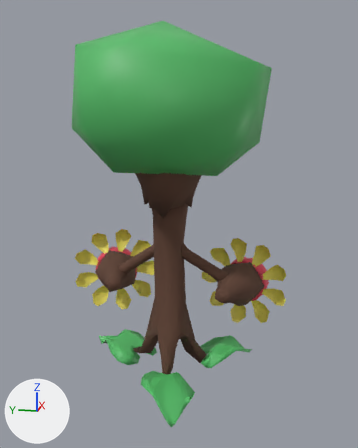
An edit to the FBX model Assets/Models/Enemies/treeGuy/treeGuy.fbx, drawn before and after from the same camera.
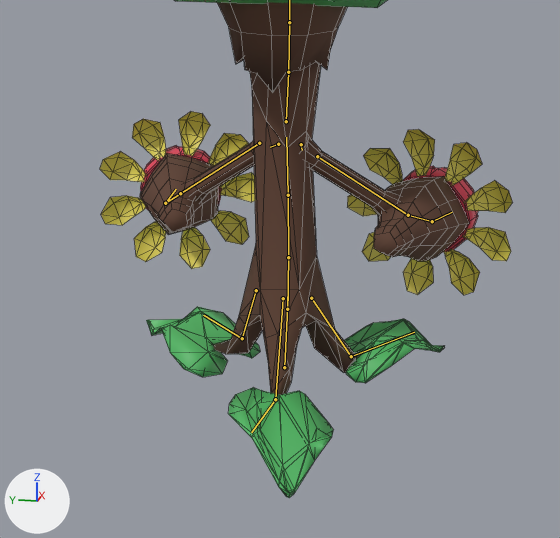
Each version is shown whole from a 50 mm camera at (-3.66, -0.85, 2.18) aimed at (-0.05, -0.13, 1.28), then close up on the part from 7% to 87% of the width and 38% to 100% of the height. Every picture has the same lights, and +X, +Y and +Z are marked at lower left. The bones that bend it are drawn over the model as lines in the close-ups. The close-ups show mesh edges as thin lines.

Objects in the first close-up: 'ARM', 'ARM.001', 'Body', 'Flowers', 'Flowers.001', 'Forearm', 'Forearm.001', 'Hands', 'Hands.001', 'Head', 'Leaf 1', 'Leaf 2', 'Leaf 3'.
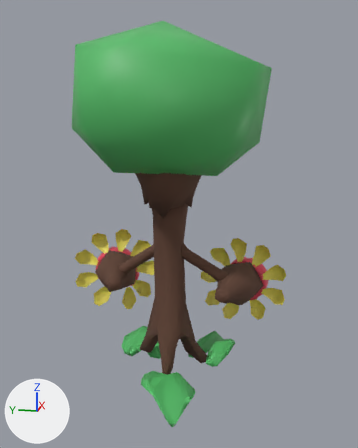
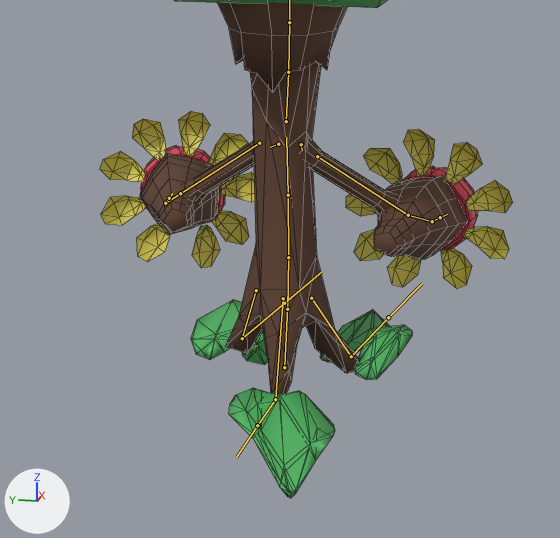
The newer file adds an action. The first version stands in its rest pose; the second is drawn at frame 26 of the action 'TreeWalk'.

Diff of the bpy script that builds the scene:
```diff
--- a/Assets/Models/Enemies/treeGuy/treeGuy.fbx.py
+++ b/Assets/Models/Enemies/treeGuy/treeGuy.fbx.py
@@ bone_thigh_l_003 @@
 bone_thigh_l_003 = bpy.data.objects['metarig'].pose.bones['thigh.L.003']  # child of 'thigh.L'
-bone_thigh_l_003.rotation_quaternion = (1.0, 0.0, 0.0, 0.0)  # degrees (0, 0, 0)
+bone_thigh_l_003.rotation_quaternion = (0.808, -0.579, -0.027, 0.105)  # degrees (-71, 4, 12)
@@ bone_thigh_r_001 @@
 bone_thigh_r_001 = bpy.data.objects['metarig'].pose.bones['thigh.R.001']  # child of 'thigh.R'
-bone_thigh_r_001.rotation_quaternion = (1.0, 0.0, 0.0, 0.0)  # degrees (0, 0, 0)
+bone_thigh_r_001.rotation_quaternion = (0.968, -0.089, 0.025, -0.232)  # degrees (-11, 0, -27)
```

Location of each change, (x1, y1, x2, y2) in pixels of the close-ups (560 x 538 px):
'Body', posed (8% narrower)
    before: (213, 62, 357, 395)
    after: (225, 62, 358, 395)
'Flowers.001', posed
    before: (347, 129, 513, 295)
    after: (346, 129, 513, 289)
'Flowers', posed
    before: (100, 111, 255, 269)
    after: (100, 111, 255, 268)
'Leaf 1', posed
    before: (228, 388, 333, 498)
    after: (229, 388, 335, 498)
'Forearm.001', posed
    before: (374, 176, 470, 261)
    after: (374, 176, 468, 260)
'Leaf 2', posed
    before: (146, 307, 260, 377)
    after: (191, 300, 268, 365)
'Leaf 3', posed
    before: (344, 319, 445, 383)
    after: (320, 310, 412, 380)
'Hands.001', posed
    before: (403, 166, 478, 252)
    after: (403, 166, 478, 251)
'Hands', posed
    before: (140, 146, 222, 210)
    after: (140, 146, 225, 224)
bone 'thigh.L.003', root to tip
    before: (242, 338) to (203, 315)
    after: (242, 338) to (284, 303)
bone 'thigh.R.001', root to tip
    before: (351, 356) to (414, 332)
    after: (351, 356) to (388, 317)
